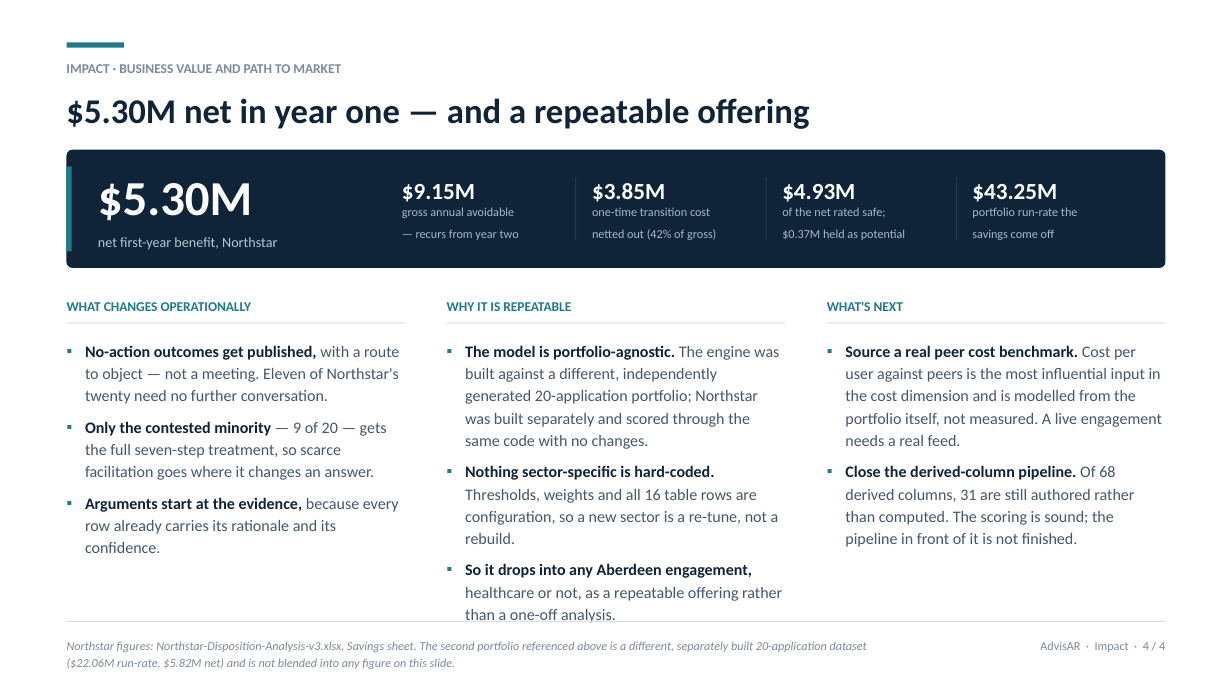
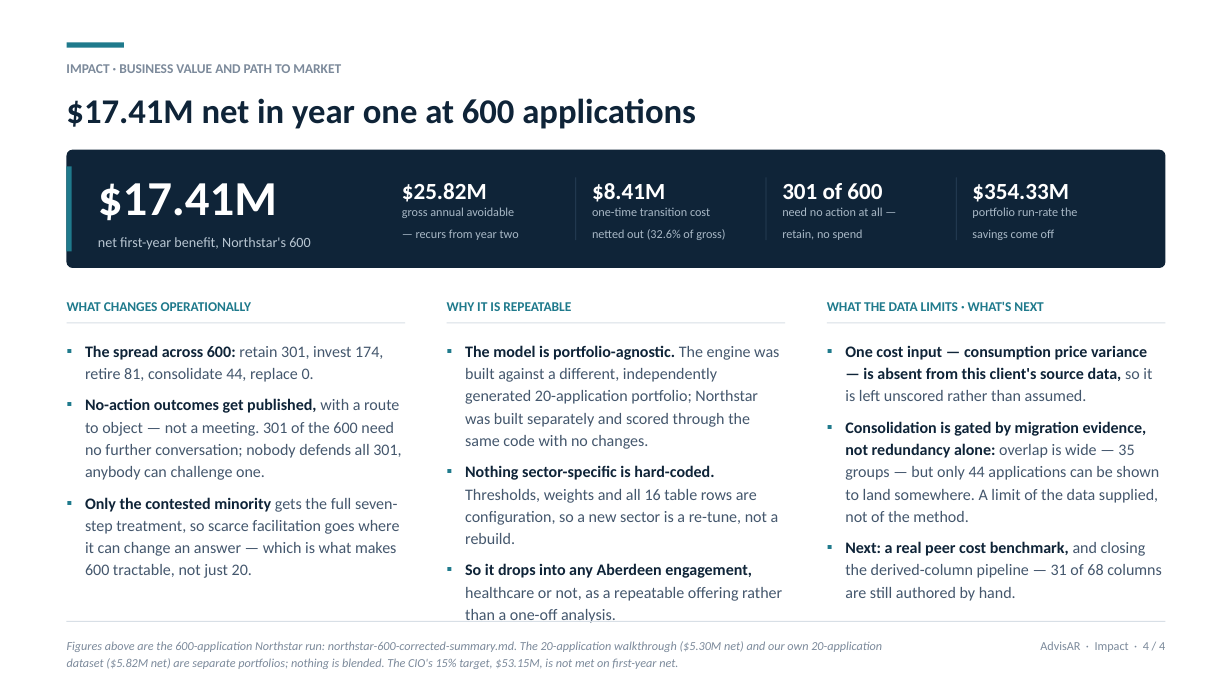
Before and after one commit to Aberdeen-Advisors/hack-team-12, a slide deck: slide 4 of docs/AdvisAR-Hackathon-Deck.pptx. Drawn at 1232x693 pixels with LibreOffice and Linux fonts; fonts in the diff are those of the drawing. Boxes give left, top, right and bottom in pixels: in the first picture for what was removed or moved away, otherwise in the second. Text is boxed around its words. In the diff, an @@ line names an element or a change of style, - is before the commit and + after.

```diff
--- a/docs/AdvisAR-Hackathon-Deck.pptx
+++ b/docs/AdvisAR-Hackathon-Deck.pptx
@@ text at [66,98,696,129]: text changed @@
-$5.30M net in year one — and a repeatable offering
+$17.41M net in year one at 600 applications
@@ text at [98,183,310,250]: text changed @@
-$5.30M
-net first-year benefit, Northstar
+$17.41M
+net first-year benefit, Northstar's 600
@@ text at [402,183,487,202]: text changed @@
-$9.15M
+$25.82M
@@ text at [592,183,725,240]: text changed @@
-$3.85M
-one-time transition cost
-netted out (42% of gross)
+$8.41M
+one-time transition cost
+netted out (32.6% of gross)
@@ text at [782,183,882,216]: text changed @@
-$4.93M
-of the net rated safe;
-$0.37M held as potential
+301 of 600
+need no action at all —
+retain, no spend
@@ text at [972,184,1068,202]: text changed @@
-$43.25M
+$354.33M
@@ text at [827,301,1043,311]: text changed @@
-WHAT'S NEXT
+WHAT THE DATA LIMITS · WHAT'S NEXT
@@ text at [85,345,401,578]: text changed @@
-▪ No-action outcomes get published, with a route to object — not a meeting. Eleven of Northstar's twenty need no further conversation.
-▪ Only the contested minority — 9 of 20 — gets the full seven-step treatment, so scarce facilitation goes where it changes an answer.
-▪ Arguments start at the evidence, because every row already carries its rationale and its confidence.
+▪ The spread across 600: retain 301, invest 174, retire 81, consolidate 44, replace 0.
+▪ No-action outcomes get published, with a route to object — not a meeting. 301 of the 600 need no further conversation; nobody defends all 301, anybody can challenge one.
+▪ Only the contested minority gets the full seven-step treatment, so scarce facilitation goes where it can change an answer — which is what makes 600 tractable, not just 20.
@@ text at [845,345,1162,578]: text changed @@
-▪ Source a real peer cost benchmark. Cost per user against peers is the most influential input in the cost dimension and is modelled from the portfolio itself, not measured. A live engagement needs a real feed.
-▪ Close the derived-column pipeline. Of 68 derived columns, 31 are still authored rather than computed. The scoring is sound; the pipeline in front of it is not finished.
+▪ One cost input — consumption price variance — is absent from this client's source data, so it is left unscored rather than assumed.
+▪ Consolidation is gated by migration evidence, not redundancy alone: overlap is wide — 35 groups — but only 44 applications can be shown to land somewhere. A limit of the data supplied, not of the method.
+▪ Next: a real peer cost benchmark, and closing the derived-column pipeline — 31 of 68 columns are still authored by hand.
@@ text at [67,641,882,669]: text changed @@
-Northstar figures: Northstar-Disposition-Analysis-v3.xlsx, Savings sheet. The second portfolio referenced above is a different, separately built 20-application dataset ($22.06M run-rate, $5.82M net) and is not blended into any figure on this slide.
+Figures above are the 600-application Northstar run: northstar-600-corrected-summary.md. The 20-application walkthrough ($5.30M net) and our own 20-application dataset ($5.82M net) are separate portfolios; nothing is blended. The CIO's 15% target, $53.15M, is not met on first-year net.
```
Also in this commit, not shown: 2 other slides changed, 1 other file.
